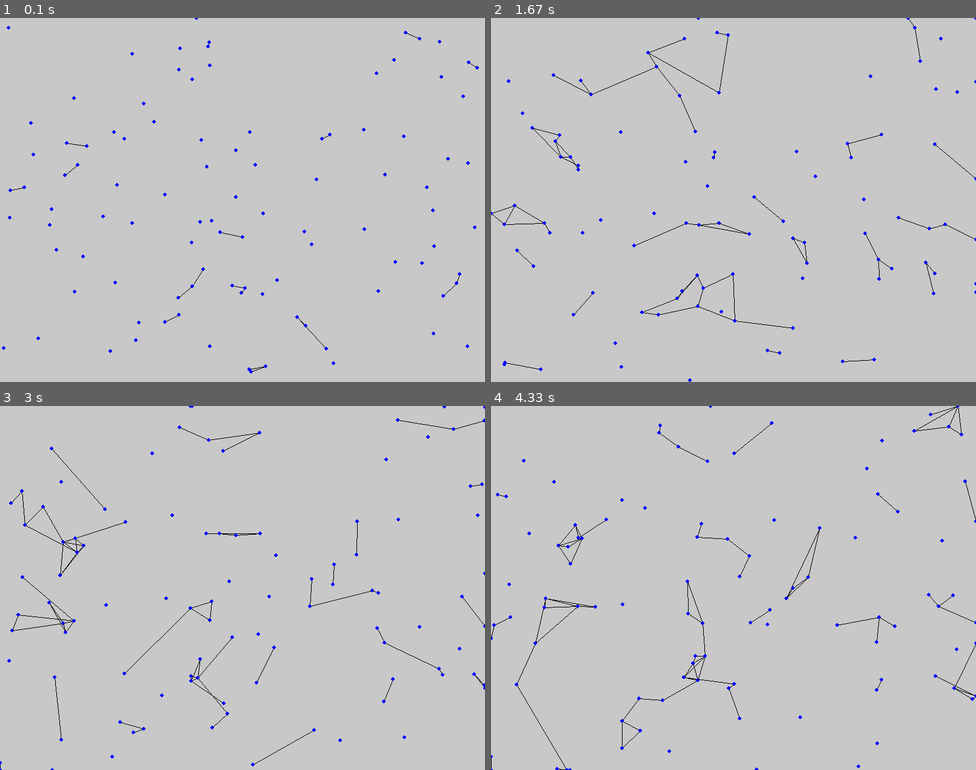
Above: before the commit, frames 1-4 (two rows, left to right).
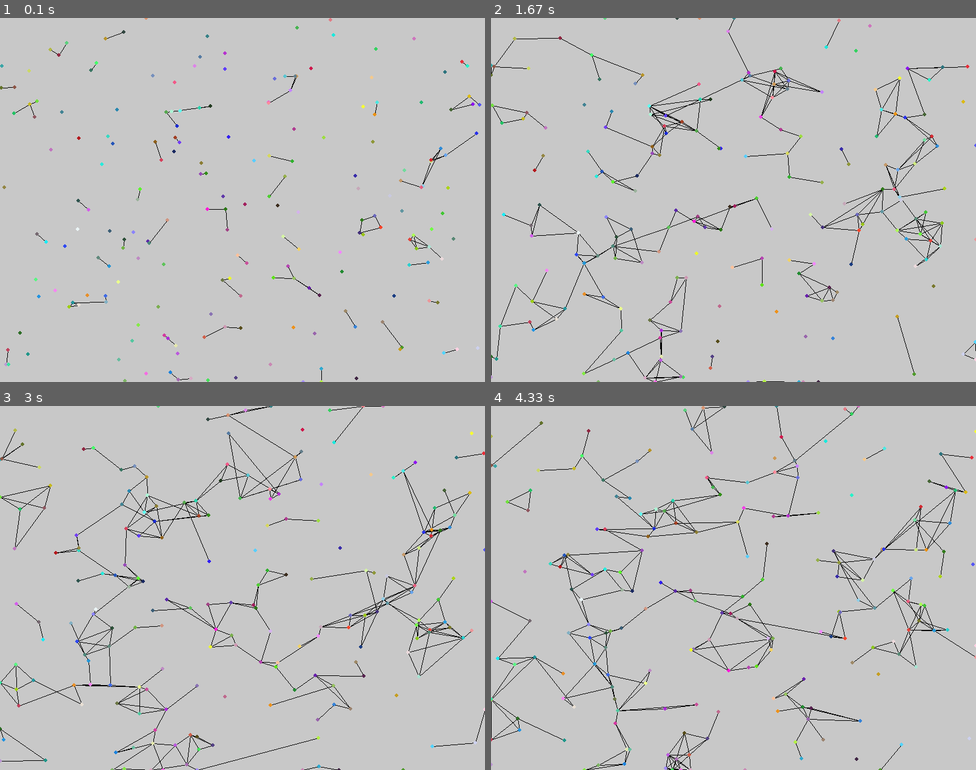
Above: after the commit, the same moments.

Repository: MrGranddy/Human-Wellbeing-Simulation
Game: pygame game, started from main.py
Two runs of this game, one before a commit and one after it. Both use one fixed random seed, a clock stepped at 60 frames per second and the inputs below.
Inputs:
- Up to frame 1 (0.1 s): no input
- Up to frame 2 (1.67 s): no input
- Up to frame 3 (3 s): no input
- Up to frame 4 (4.33 s): no input

The runs differ from the first frame. In frame 1, 1.8% of the frame differs, in the area x 0-100%, y 0-100%; in frame 2, 3.6%; in frame 3, 4.0%; in frame 4, 4.1%.

Commit message:
implement people using ndarray instead of using python loops

Diff:
--- a/main.py
+++ b/main.py
@@ -1,6 +1,6 @@
 import pygame
 
-from src.structures import FriendshipGraph, Person
+from src.structures import FriendshipGraph, People
 
 # Game parameters
 WIDTH = 800
@@ -30,10 +30,10 @@
     # Simulation time
     t = 0
     time_step = 1.0e-2  # Mainly used for simplex noise
-    N = 100
+    N = 200
 
     # Initialize people
-    people = [Person() for _ in range(N)]
+    people = People(N)
     friendship_graph = FriendshipGraph(N, establishment_equ_prob_dist=0.01, break_equ_prob_dist=1.414 * 0.75)
 
     ###########################################################################
@@ -53,8 +53,7 @@
         ########################### SIMULATION STEP ##############################
 
         # Update the simulation
-        for person in people:
-            person.random_move(t)
+        people.random_move(t)
 
         friendship_graph.add_random_friendships(people)
         friendship_graph.remove_random_friendships(people)
@@ -69,8 +68,7 @@
         friendship_graph.draw_friendships(people, screen, BLACK, WIDTH, HEIGHT)
 
         # Draw the people
-        for person in people:
-            person.draw(screen, BLUE, WIDTH, HEIGHT)
+        people.draw_people(screen, WIDTH, HEIGHT, 3)
 
         #######################################################################
 
--- a/src/structures.py
+++ b/src/structures.py
@@ -1,6 +1,5 @@
 import random
 from typing import List, Optional
-
 import numpy as np
 import opensimplex
 import pygame
@@ -19,86 +18,92 @@
     opensimplex.seed(SEED)
     random.seed(SEED)
 
-
-class Person:
-    """A single person in the simulation."""
-
-    # Global variable to assign unique IDs to each person automatically
-    id_counter = 0
-
-    def __init__(
-        self,
-        x: Optional[float] = None,
-        y: Optional[float] = None,
-        speed: Optional[float] = None,
-        sfc: Optional[float] = None,
-        wpc: Optional[float] = None,
-        irc: Optional[float] = None,
-        color: Optional[tuple] = None,
-    ):
-        """Initialize a person.
-
-        Args:
-            x (float): The x-coordinate of the person. (Range: [0, 1])
-            y (float): The y-coordinate of the person. (Range: [0, 1])
-            speed (float): The speed of the person.
-            sfc (float): Selfishness coefficient - A number between 0 and 1 that determines how selfish the person is.
-            wpc (float): Wellbeing production coefficient - A number between 0 and 1 that determines how much wellbeing the person produces.
-            irc (float): Influence reach coefficient - A number between 0 and 1 that determines how far the person's influence reaches.
-        """
-        if x:
-            self.x = x
-        else:
-            self.x = random.random()
-        if y:
-            self.y = y
-        else:
-            self.y = random.random()
-        if speed:
-            self.speed = speed
-        else:
-            self.speed = (
-                random.random() * (MAX_RANDOM_SPEED - MIN_RANDOM_SPEED)
-                + MIN_RANDOM_SPEED
-            )
-
-        self.sfc = sfc if sfc is not None else random.random()
-        self.wpc = wpc if wpc is not None else random.random()
-        self.irc = irc if irc is not None else random.random()
-
-        if color:
-            self.color = color
-        else:
-            self.color = (
-                random.randint(20, 255),
-                random.randint(20, 255),
-                random.randint(20, 255),
-            )
-
-        Person.id_counter += 1
-        self.id = Person.id_counter
-
-        self.wellbeing = 0
-
-    def move(self, dx, dy):
-        self.x += dx
-        self.y += dy
-
-    def random_move(self, t):
-        dx = opensimplex.noise2(self.id, t)
-        dy = opensimplex.noise2(self.id + 1, t)
-
-        self.x = max(0, min(1, self.x + dx * self.speed))
-        self.y = max(0, min(1, self.y + dy * self.speed))
-
-    def draw(self, screen, color, width, height, radius=3):
-        x = int(self.x * width)
-        y = int(self.y * height)
-        pygame.draw.circle(screen, color, (x, y), radius)
+class People:
+    """A collection of people in the simulation.
+
+    Attributes:
+        num_people (int): The number of people in the simulation.
+        x (np.ndarray): The x-coordinates of the people (Range: [0, 1]).
+        y (np.ndarray): The y-coordinates of the people (Range: [0, 1]).
+        speed_coefficient (np.ndarray): The speed coefficients for each person.
+        sfc (np.ndarray): Selfishness coefficient for each person - A number between 0 and 1 that determines how selfish the person is.
+        wpc (np.ndarray): Wellbeing production coefficient for each person - A number between 0 and 1 that determines how much wellbeing the person produces.
+        irc (np.ndarray): Influence reach coefficient for each person - A number between 0 and 1 that determines how far the person's influence reaches.
+        colors (np.ndarray): Colors representing each person.
+        wellbeing (np.ndarray): Wellbeing values for each person.
+    """
+
+    def __init__(self, num_people: int):
+        """
+        Initialize a collection of people.
+
+        Args:
+            num_people (int): The number of people in the simulation.
+        """
+        self.num_people = num_people
+        self.x = np.random.rand(num_people)
+        self.y = np.random.rand(num_people)
+        self.speed_coefficient = np.random.rand(num_people) * (MAX_RANDOM_SPEED - MIN_RANDOM_SPEED) + MIN_RANDOM_SPEED
+        self.sfc = np.random.rand(num_people)
+        self.wpc = np.random.rand(num_people)
+        self.irc = np.random.rand(num_people)
+        self.colors = np.random.randint(20, 255, (num_people, 3))
+        self.wellbeing = np.zeros(num_people)
+
+    def move(self, dx: np.ndarray, dy: np.ndarray):
+        """
+        Move the people by a given delta in x and y directions.
+
+        Args:
+            dx (np.ndarray): Change in x-coordinate.
+            dy (np.ndarray): Change in y-coordinate.
+        """
+        self.x = np.clip(self.x + dx, 0, 1)
+        self.y = np.clip(self.y + dy, 0, 1)
+
+    def random_move(self, t: float):
+        """
+        Move a specific person randomly using opensimplex noise.
+
+        Args:
+            t (float): Time parameter for noise generation.
+        """
+        ids = np.arange(self.num_people)
+        ts = np.array([t])
+
+        dx = opensimplex.noise2array(2 * ids, ts).flatten()
+        dy = opensimplex.noise2array(2 * ids + 1, ts).flatten()
+
+        self.x = np.clip(self.x + dx * self.speed_coefficient, 0, 1)
+        self.y = np.clip(self.y + dy * self.speed_coefficient, 0, 1)
+
+    def draw_people(self, screen: pygame.Surface, width: int, height: int, radius: int):
+        """
+        Draw the people on a Pygame screen.
+
+        Args:
+            screen (pygame.Surface): Pygame screen to draw on.
+            width (int): Width of the screen.
+            height (int): Height of the screen.
+            radius (int): Radius of the circles representing people.
+        """
+        for i in range(self.num_people):
+            point = int(self.x[i] * width), int(self.y[i] * height)
+            pygame.draw.circle(screen, self.colors[i], point, radius)
 
 
 class FriendshipGraph:
+    """A graph representing friendships between people."""
+
     def __init__(self, num_people: int, establishment_equ_prob_dist: float, break_equ_prob_dist: float):
+        """
+        Initialize the friendship graph.
+
+        Args:
+            num_people (int): Number of people in the simulation.
+            establishment_equ_prob_dist (float): Parameter for the friendship establishment probability distribution.
+            break_equ_prob_dist (float): Parameter for the friendship breaking probability distribution.
+        """
         self.graph = np.zeros((num_people, num_people))
         self.establishment_equ_prob_dist = establishment_equ_prob_dist
         self.break_equ_prob_dist = break_equ_prob_dist
@@ -107,51 +112,120 @@
         self.breaking_prob = friendship_breaking_probability(break_equ_prob_dist)
 
     def add_friendship(self, person1: int, person2: int):
-
+        """
+        Add a friendship between two people.
+
+        Args:
+            person1 (int): Index of the first person.
+            person2 (int): Index of the second person.
+        """
         self.graph[person1, person2] = 1
         self.graph[person2, person1] = 1
 
+    def add_friendships(self, people1: np.ndarray, people2: np.ndarray):
+        """
+        Add friendships between two sets of people.
+
+        Args:
+            people1 (np.ndarray): Indices of the first set of people.
+            people2 (np.ndarray): Indices of the second set of people.
+        """
+        self.graph[people1, people2] = 1
+        self.graph[people2, people1] = 1
+
     def remove_friendship(self, person1: int, person2: int):
-
+        """
+        Remove a friendship between two people.
+
+        Args:
+            person1 (int): Index of the first person.
+            person2 (int): Index of the second person.
+        """
         self.graph[person1, person2] = 0
         self.graph[person2, person1] = 0
 
+    def remove_friendships(self, people1: np.ndarray, people2: np.ndarray):
+        """
+        Remove friendships between two sets of people.
+
+        Args:
+            people1 (np.ndarray): Indices of the first set of people.
+            people2 (np.ndarray): Indices of the second set of people.
+        """
+        self.graph[people1, people2] = 0
+        self.graph[people2, people1] = 0
+
     def get_friends(self, person: int) -> List[int]:
+        """
+        Get the list of friends of a person.
+
+        Args:
+            person (int): Index of the person.
+
+        Returns:
+            List[int]: List of indices of the friends.
+        """
         return np.where(self.graph[person] == 1)[0].tolist()
 
-    def add_random_friendships(self, people: List[Person]):
-        for i in range(len(people)):
-            for j in range(i):
-
-                distance = np.sqrt(
-                    (people[i].x - people[j].x) ** 2 + (people[i].y - people[j].y) ** 2
-                )
-
-                p = self.establishment_prob(distance)
-
-                if random.random() < p:
-                    self.add_friendship(i, j)
-
-    def remove_random_friendships(self, people: List[Person]):
-        for i in range(len(people)):
-            for j in range(i):
-
-                distance = np.sqrt(
-                    (people[i].x - people[j].x) ** 2 + (people[i].y - people[j].y) ** 2
-                )
-
-                p = self.breaking_prob(distance)
-
-                if random.random() < p:
-                    self.remove_friendship(i, j)
+    def add_random_friendships(self, people: People):
+        """
+        Add random friendships based on the distance between people.
+
+        Args:
+            people (People): Instance of the People class.
+        """
+
+        x_diff = people.x.reshape(-1, 1) - people.x.reshape(1, -1)
+        y_diff = people.y.reshape(-1, 1) - people.y.reshape(1, -1)
+
+        distance_matrix = np.sqrt(x_diff ** 2 + y_diff ** 2)
+
+        p = self.establishment_prob(distance_matrix)
+        rand = np.random.rand(people.num_people, people.num_people)
+
+        xs, ys = np.where(np.triu(rand < p, k=1))
+
+        self.add_friendships(xs, ys)
+
+
+    def remove_random_friendships(self, people: People):
+        """
+        Remove random friendships based on the distance between people.
+
+        Args:
+            people (People): Instance of the People class.
+        """
+
+        x_diff = people.x.reshape(-1, 1) - people.x.reshape(1, -1)
+        y_diff = people.y.reshape(-1, 1) - people.y.reshape(1, -1)
+
+        distance_matrix = np.sqrt(x_diff ** 2 + y_diff ** 2)
+
+        p = self.breaking_prob(distance_matrix)
+        rand = np.random.rand(people.num_people, people.num_people)
+
+        xs, ys = np.where(np.triu(rand < p, k=1))
+
+        self.remove_friendships(xs, ys)
+
 
     def draw_friendships(
-        self, people: List[Person], screen, color, width, height, linewidth=1
+        self, people: People, screen: pygame.Surface, color: tuple, width: int, height: int, linewidth: int = 1
     ):
-
-        for i in range(len(people)):
+        """
+        Draw the friendships on a Pygame screen.
+
+        Args:
+            people (People): Instance of the People class.
+            screen (pygame.Surface): Pygame screen to draw on.
+            color (tuple): Color of the lines representing friendships.
+            width (int): Width of the screen.
+            height (int): Height of the screen.
+            linewidth (int): Width of the lines. Default is 1.
+        """
+        for i in range(people.num_people):
             for j in range(i):
                 if self.graph[i, j] == 1:
-                    point1 = int(people[i].x * width), int(people[i].y * height)
-                    point2 = int(people[j].x * width), int(people[j].y * height)
+                    point1 = int(people.x[i] * width), int(people.y[i] * height)
+                    point2 = int(people.x[j] * width), int(people.y[j] * height)
                     pygame.draw.line(screen, color, point1, point2, linewidth)
